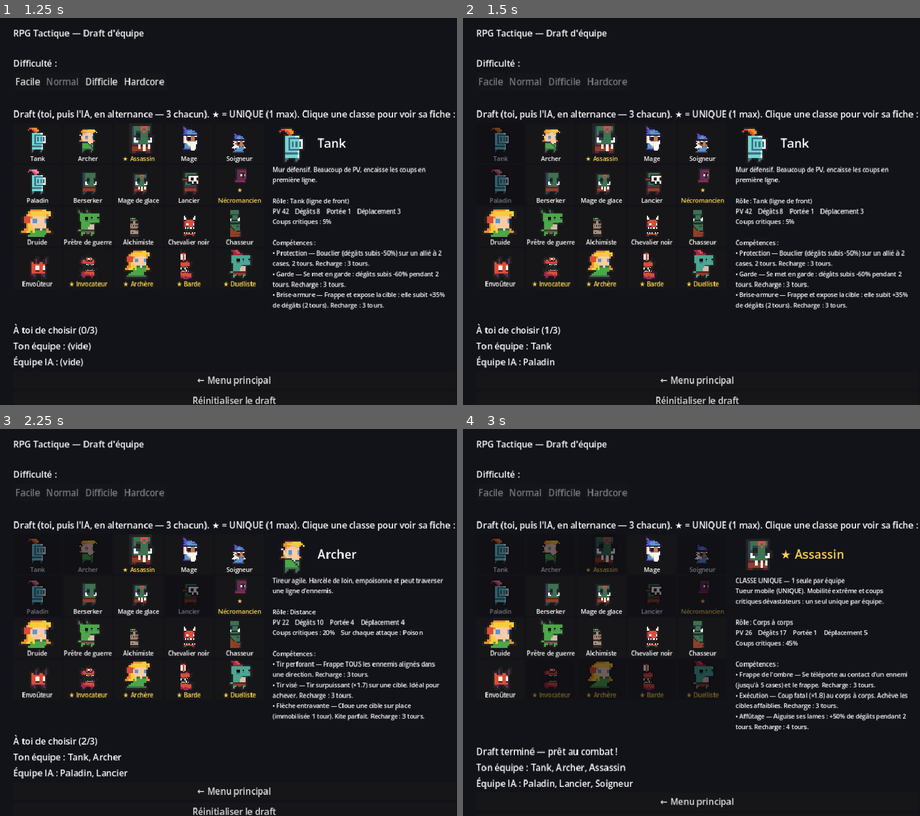
Above: before the commit, frames 1-4 (two rows, left to right).
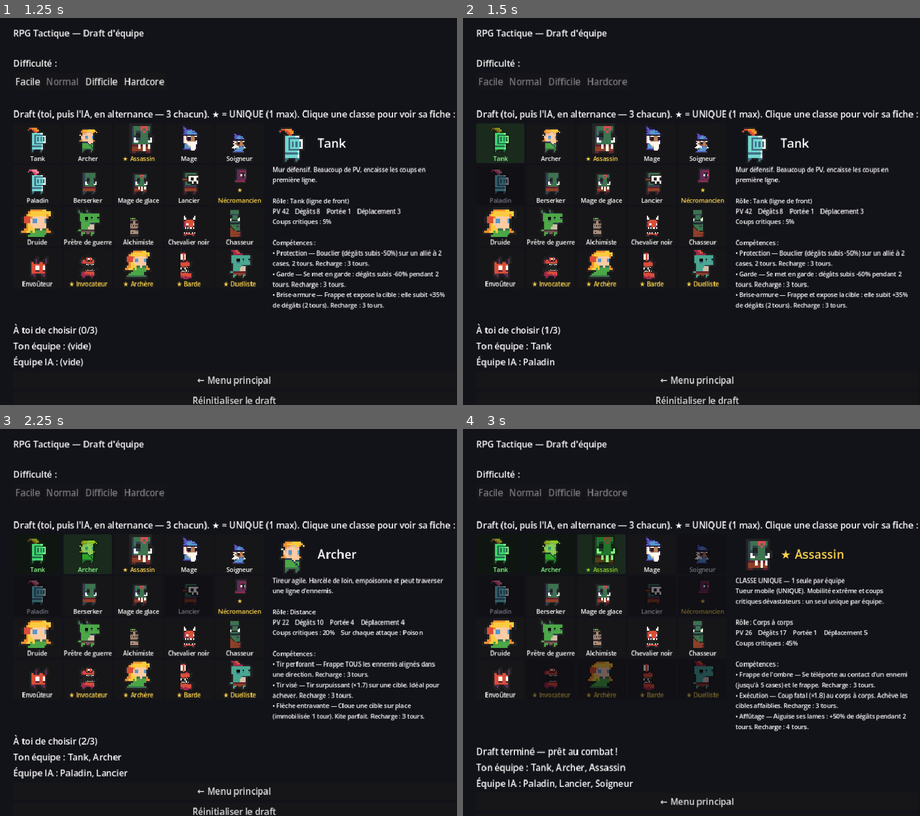
Above: after the commit, the same moments.

Repository: bodji27200-web/mon-jeux-video-
Game: Godot game, scene res://Title.tscn
The game is run twice, just before and just after one commit, with the same random seed, the same clock (stepped at 60 frames per second) and the same inputs.
Inputs (mouse positions are in pixels of both pictures, inside the frame that each line leads up to):
- Up to frame 1 (1.25 s): click "⚔ Jouer" at 0.5 s
- Up to frame 2 (1.5 s): click (499, 141) at 1.27 s
- Up to frame 3 (2.25 s): click (86, 552) at 2.02 s
- Up to frame 4 (3 s): click (600, 552) at 2.77 s

Frame 1 is identical in both runs. In frame 2, 1.0% of the frame differs, in the area x 3-14%, y 27-38%; in frame 3, 1.1%; in frame 4, 1.2%, in the area x 6-36%, y 27-38%.

Commit message:
Draft : déselection d'une classe au reclic (toggle), annule la réponse IA du tour

Diff:
--- a/TeamSelect.gd
+++ b/TeamSelect.gd
@@ -203,8 +203,14 @@
 
 
 # Le joueur choisit une classe : elle quitte le pool, puis l'IA réplique.
+# Reclic sur une de SES classes = on la retire (déselection).
 func _on_pick_class(cid: String) -> void:
 	_show_class_info(cid)
+	# Déjà draftée par le joueur → on la retire (et la réponse IA du même tour).
+	var idx: int = _player.find(cid)
+	if idx != -1:
+		_undraft(idx)
+		return
 	if _player.size() >= TEAM_SIZE:
 		return
 	if not _class_buttons.has(cid) or _taken.has(cid):
@@ -225,6 +231,24 @@
 	_refresh()
 
 
+# Retire la classe joueur à l'index donné + la réponse IA du même tour.
+# (Draft alterné : _player[i] et _ai[i] sont le même tour, picks en lockstep.)
+func _undraft(idx: int) -> void:
+	var pcid: String = _player[idx]
+	_player.remove_at(idx)
+	_taken.erase(pcid)
+	if idx < _ai.size():
+		var acid: String = _ai[idx]
+		_ai.remove_at(idx)
+		_taken.erase(acid)
+	# Draft revenu à vide → on redéverrouille la difficulté.
+	if _player.is_empty() and _ai.is_empty():
+		for key in _diff_buttons:
+			_diff_buttons[key].disabled = (key == _difficulty)
+	_update_buttons()
+	_refresh()
+
+
 # Le joueur possède-t-il déjà une classe unique ?
 func _player_has_unique() -> bool:
 	for c in _player:
@@ -233,16 +257,22 @@
 	return false
 
 
-# Met à jour l'état grisé des boutons : pris (pool) OU unique verrouillé pour le joueur.
+# Met à jour l'état des boutons. Tes propres classes restent CLIQUABLES (pour
+# pouvoir les retirer) et teintées en vert ; les classes prises par l'IA ou
+# verrouillées (unique) sont grisées et désactivées.
 func _update_buttons() -> void:
 	var locked: bool = _player_has_unique() or _player.size() >= TEAM_SIZE
 	for cid in _class_buttons:
-		var taken: bool = _taken.has(cid)
-		var unique_locked: bool = locked and GameData.CLASSES[cid].get("unique", false)
+		var mine: bool = cid in _player
+		var taken: bool = _taken.has(cid) and not mine
+		var unique_locked: bool = locked and GameData.CLASSES[cid].get("unique", false) and not mine
 		var dis: bool = taken or unique_locked
 		_class_buttons[cid].disabled = dis
-		# Carte grisée quand elle n'est plus sélectionnable (prise ou verrouillée).
-		_class_buttons[cid].modulate = Color(0.45, 0.45, 0.5) if dis else Color(1, 1, 1)
+		if mine:
+			# Sélectionnée par toi : verte, cliquable pour la retirer.
+			_class_buttons[cid].modulate = Color(0.55, 1.0, 0.55)
+		else:
+			_class_buttons[cid].modulate = Color(0.45, 0.45, 0.5) if dis else Color(1, 1, 1)
 
 
 func _available() -> Array:
